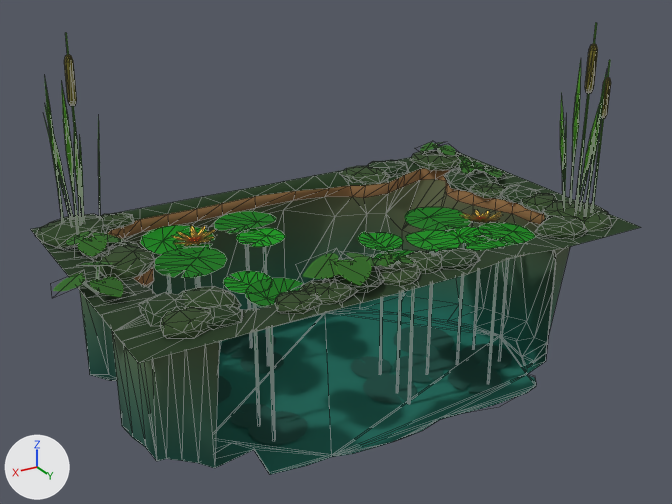
Two versions of the glTF model FileStorage/Pond.glb, one commit apart.
Camera for both pictures: a camera (50 mm lens) standing at (9.92, 16.53, 8.0) and looking at (0.1, 0.18, -0.18). The axes (+X, +Y, +Z) are drawn at lower left. The lights are the same throughout. Mesh edges are drawn as thin lines. Vertices at the same position are counted once.

In view in the first picture: 'Pond'.
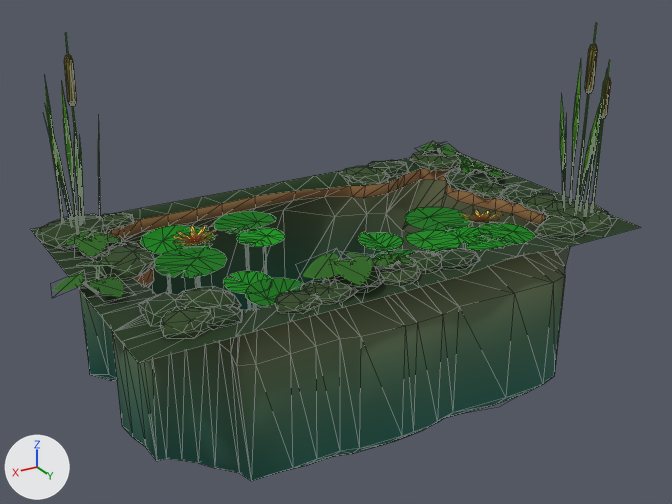
Edits to the bpy script that builds the scene:
```text
Change me_plane_004:
    used by ob_pond; location = (0.0, 0.0, 0.0)
    remove me_plane_004.from_pydata(...)  # 2468 vertices, 3288 faces; spans x -5.87..6.45, y -4.26..3.56, z -3.4..4.67
    add me_plane_004.from_pydata(...)  # 2497 vertices, 3379 faces; spans x -5.87..6.45, y -4.26..3.56, z -3.4..4.67
    me_plane_004 part 1
    17 vertices are added at x -4.17..3.95, y 2.65..3.44, z -2.99..-0.46
    12 new vertices lie (0.0, 0.0, 2.53) away from vertices in x -4.17..2.93, y 2.94..3.44, z -2.99
    91 new faces join them, mat_material
```

Pixel boxes [x1, y1, x2, y2] of what changed, in the pictures (672 x 504 px):
'Pond', reshaped: before [31, 23, 640, 475]; after [31, 23, 640, 481]
part 1 of me_plane_004, added (green): after [215, 250, 565, 481]
